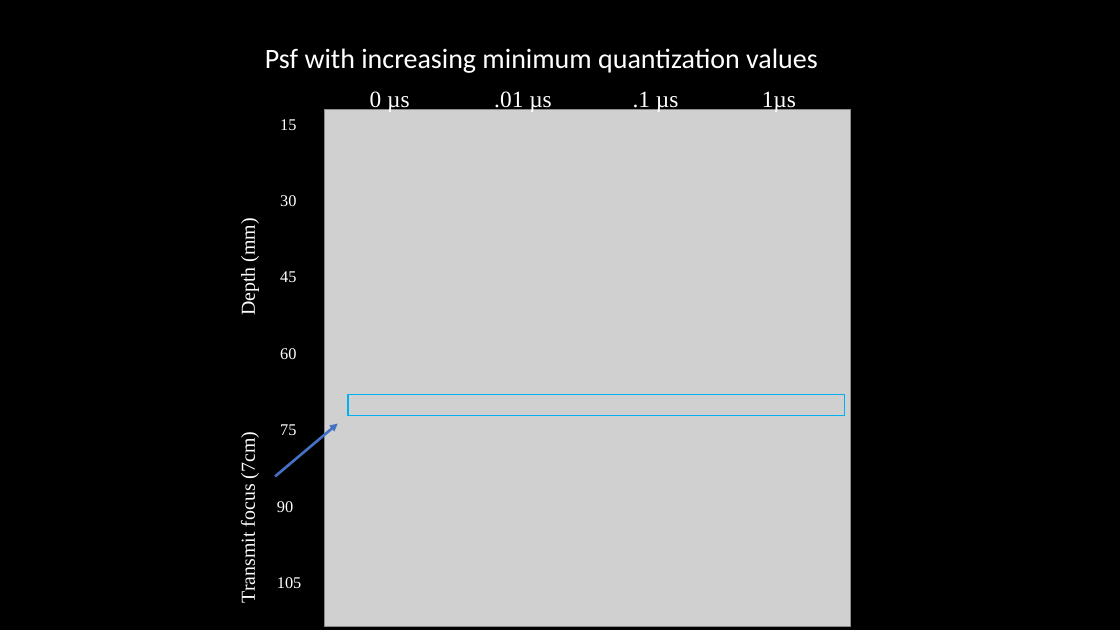
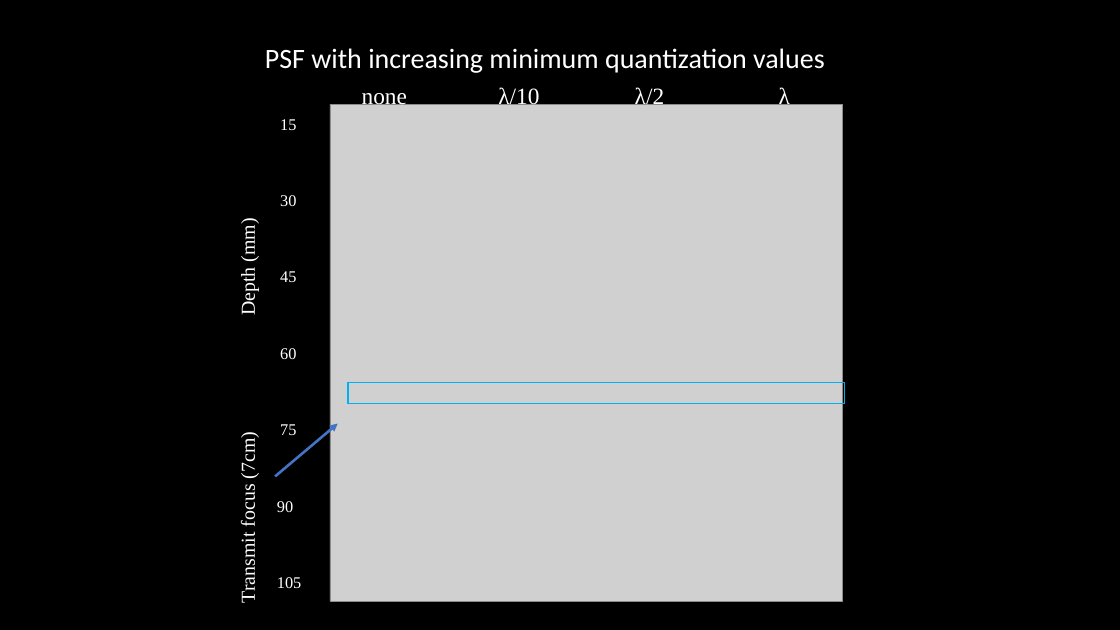
Before and after one commit to tomjmanuel/Byram, a slide deck: slide 1 of field2Proj/projectppt.pptx. Drawn at 1120x630 pixels with LibreOffice and Linux fonts; fonts in the diff are those of the drawing; grey boxes stand for pictures. Boxes give left, top, right and bottom in pixels: in the first picture for what was removed or moved away, otherwise in the second. Text is boxed around its words. In the diff, an @@ line names an element or a change of style, - is before the commit and + after.

```diff
--- a/field2Proj/projectppt.pptx
+++ b/field2Proj/projectppt.pptx
@@ text at bbox=[265, 48, 825, 73]: text changed @@
-Psf with increasing minimum quantization values
+PSF with increasing minimum quantization values
@@ text at bbox=[498, 87, 539, 110]: text changed @@
-.01 µs
+λ/10
@@ text added at bbox=[635, 87, 664, 110], 20 pt, text #FFFFFF @@
+λ/2
@@ text added at bbox=[779, 87, 790, 110], 20 pt, text #FFFFFF @@
+λ
@@ picture: place and size @@
-picture at bbox=[325, 110, 851, 627]
+picture at bbox=[330, 104, 844, 602]
@@ text at bbox=[362, 93, 407, 110]: text changed @@
-0 µs
+none
@@ text removed at bbox=[633, 91, 679, 113] @@
-.1 µs
@@ text removed at bbox=[762, 91, 796, 113] @@
-1µs
@@ rectangle: place and size @@
-rectangle at bbox=[348, 394, 844, 415]
+rectangle at bbox=[348, 382, 844, 403]
```
Also in this commit, not shown: 1 slide added, 1 slide removed, 10 other files.
